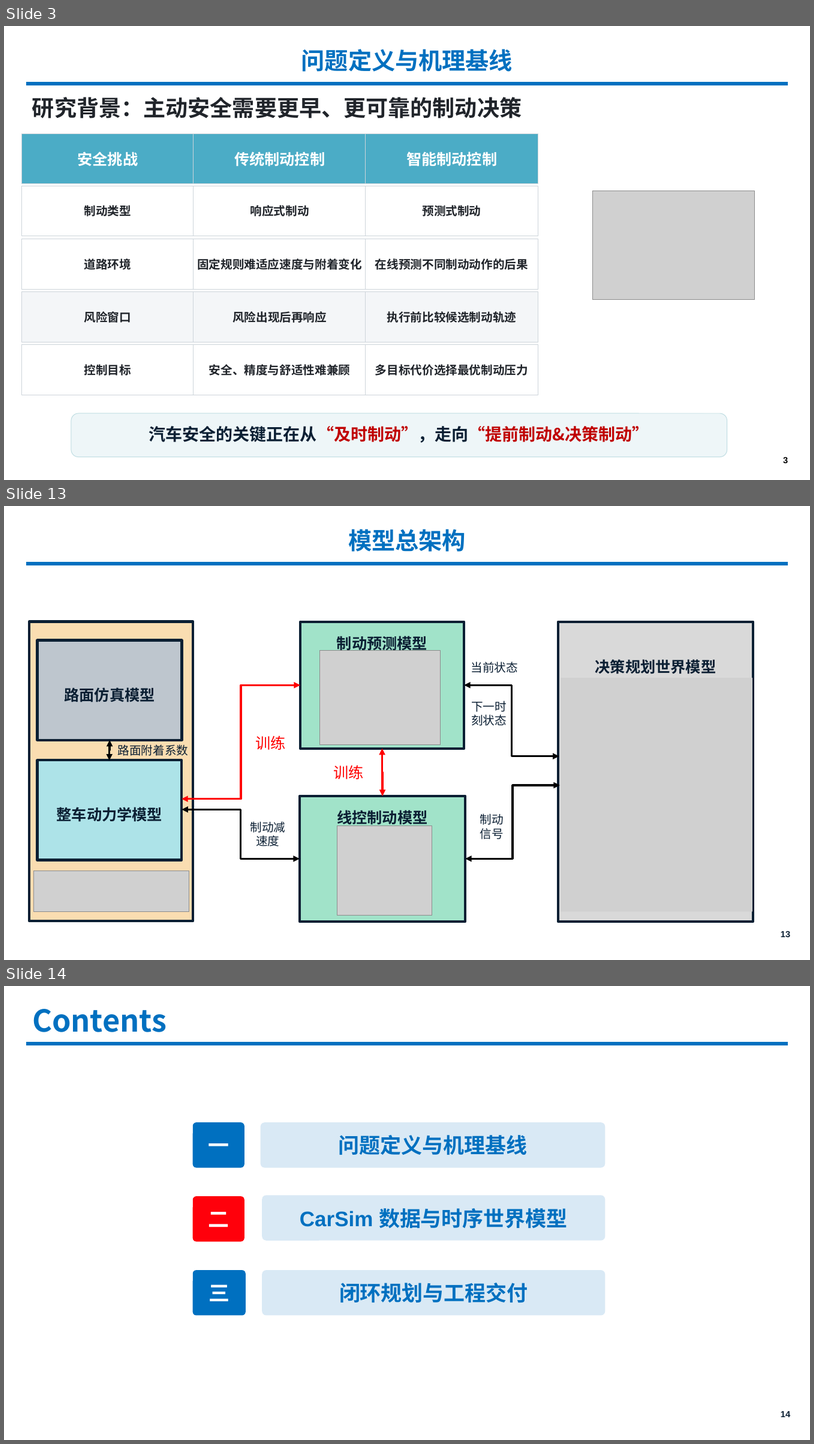
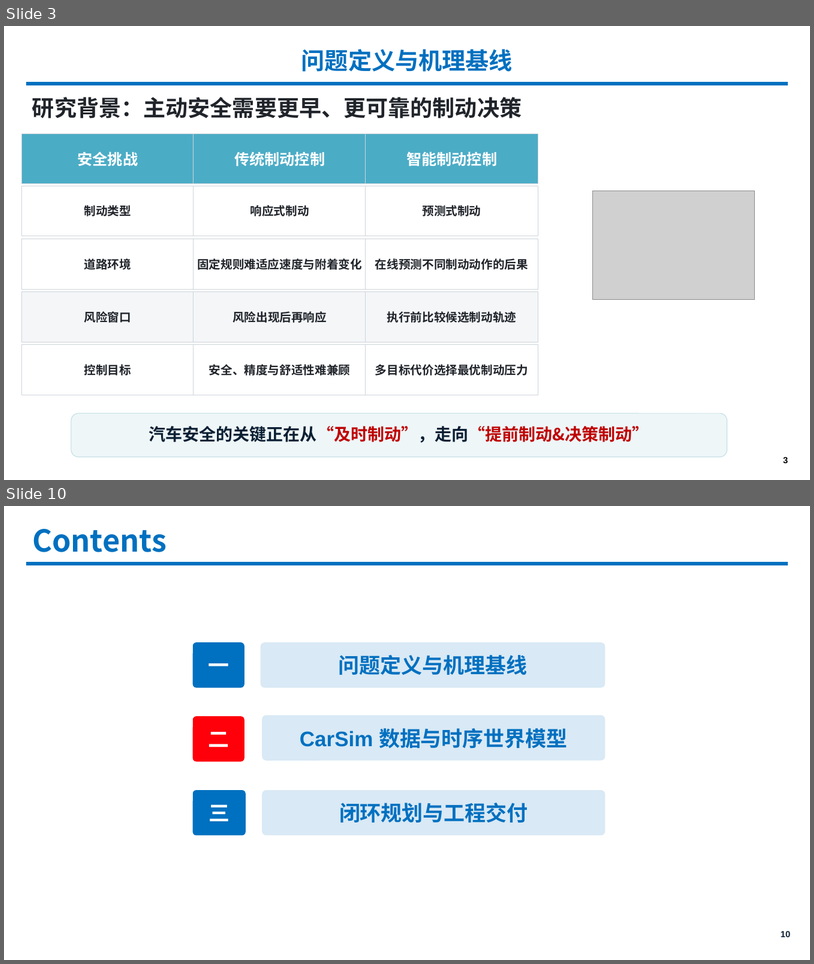
Before and after one commit to MrZang27/World-Model-in-Brake-System, a slide deck: docs/Group1_World_Model_Brake_System_Final.pptx. Shown one above the other, each under a label of ours: slides 3, 13 and 14 before the commit, slides 3 and 10 after it; the slides between them are not shown. The pictures are 814x1444 and 814x964 pixels, drawn with LibreOffice and Linux fonts; fonts in the diff are those of the drawing; grey boxes stand for pictures; background and template pictures are left out. Boxes give left, top, right and bottom in pixels: in the first picture for what was removed or moved away, otherwise in the second. Text is boxed around its words. In the diff, an @@ line names an element or a change of style, - is before the commit and + after.

```diff
--- a/docs/Group1_World_Model_Brake_System_Final.pptx
+++ b/docs/Group1_World_Model_Brake_System_Final.pptx
@@ slide 13 removed at [4, 506, 810, 960], background #FFFFFF; not listed: 1 template element that a slide beside it also shows @@
@@ title removed at [348, 529, 466, 552] @@
-模型总架构
@@ rectangle removed at [300, 622, 464, 748] @@
@@ rectangle removed at [559, 622, 754, 921] @@
@@ text removed at [337, 636, 428, 652] @@
-制动预测模型
@@ picture removed at [320, 651, 440, 744] @@
@@ text removed at [471, 661, 518, 673] @@
-当前状态
@@ text removed at [596, 659, 717, 674] @@
-决策规划世界模型
@@ elbow double arrow removed from (300, 685) to (182, 799) @@
@@ elbow double arrow removed from (464, 685) to (560, 756) @@
@@ picture removed at [561, 678, 753, 912] @@
@@ text removed at [471, 700, 507, 726] @@
-下一时刻状态
@@ text removed at [256, 735, 286, 750] @@
-训练
@@ elbow double arrow removed from (110, 740) to (109, 760) @@
@@ text removed at [118, 744, 189, 756] @@
-路面附着系数
@@ elbow double arrow removed from (383, 748) to (383, 796) @@
@@ text removed at [333, 765, 363, 779] @@
-训练
@@ elbow double arrow removed from (465, 859) to (560, 785) @@
@@ elbow double arrow removed from (182, 809) to (300, 859) @@
@@ rectangle removed at [300, 796, 465, 921] @@
@@ text removed at [337, 810, 428, 826] @@
-线控制动模型
@@ text removed at [250, 821, 285, 846] @@
-制动减速度
@@ picture removed at [338, 826, 432, 916] @@
@@ text removed at [480, 813, 504, 839] @@
-制动信号
@@ group removed at [29, 622, 194, 921]: 3 rectangles, 1 text, 1 picture @@
-整车动力学模型
-路面仿真模型
@@ page number removed at [781, 930, 791, 937] @@
-13
@@ what was slide 14 is now slide 10 @@
@@ page number at [781, 930, 791, 937]: text changed @@
-14
+10
```
Also in this commit, not shown: 7 slides changed, 1 slide added, 4 other slides removed, 2 other files.
